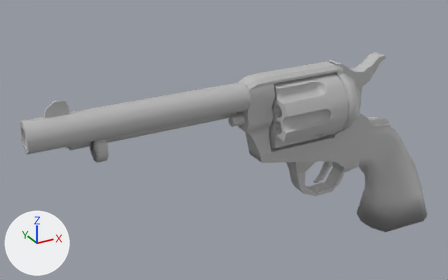
An edit to the FBX model Assets/Models/Objects/Revolver.fbx, drawn before and after from the same camera.
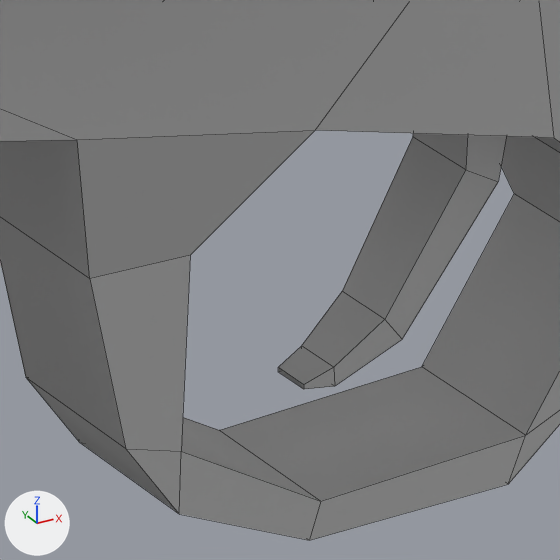
Old and new are each drawn whole from a camera (50 mm lens) standing at (-0.291, -0.448, 0.263) and looking at (-0.029, 0.028, 0.025) and again close up on the part from 65% to 75% of the width and 54% to 71% of the height. The axes (+X, +Y, +Z) are drawn at lower left. The lights are the same throughout. The close-ups show mesh edges as thin lines. Where no turn or scale is listed for an object, it has been applied to the vertices.

Script lines for the objects in view, before the commit:
```python
me_mesh = bpy.data.meshes.new('Mesh')
me_mesh.from_pydata(...)  # 570 vertices, 570 faces; spans x -0.216..0.216, y -0.031..0.031, z -0.101..0.101
me_mesh.materials.append(mat_lambert2)  # grey #bcbcbc
# before: 324 (0.063, 0.002, -0.031), 325 (0.062, 0.002, -0.029) at pixel (301, 345), 326 (0.06, 0.002, -0.03) at pixel (278, 372), 327 (0.06, 0.002, -0.03) at pixel (278, 367), 330 (0.079, 0.004, -0.005)
# before: 331 (0.074, 0.004, -0.003), 333 (0.074, 0.004, -0.012) at pixel (412, 136), 335 (0.069, 0.003, -0.027), 337 (0.067, 0.003, -0.025) at pixel (342, 291), 339 (0.078, 0.004, -0.014)
ob_polysurface17 = bpy.data.objects.new('polySurface17', me_mesh)
ob_polysurface17.location = (0.0, 0.0, 0.0)
```
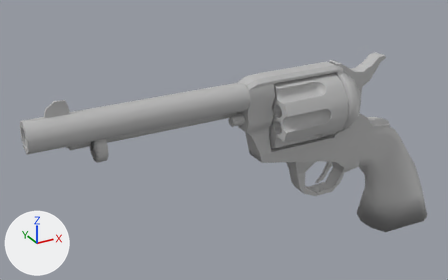
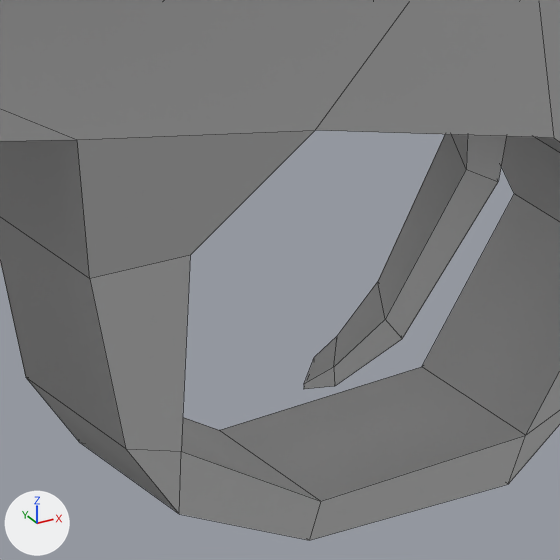
Commit message: a breakthrough in revolver technology????

What changed in the scene script:
```text
Change me_mesh:
    where me_mesh.from_pydata(...)  # 570 vertices, 570 faces; spans x -0.216..0.216, y -0.031..0.031, z -0.101..0.101
    used by ob_polysurface17; location = (0.0, 0.0, 0.0)
    verts and faces of me_mesh; kept vertices keep their numbers, new ones are numbered from 570
    me_mesh part 1
    add for i in [*range(324, 328), 330, 331, 333, 335, 337, 339]: verts[i] += (0.004, 0.0, 0.0)
```

Where the change shows, as pixel boxes (x1, y1, x2, y2) in the close-ups (560 x 560 px; the box of a moved part takes in the faces that stretch with it):
part 1 of me_mesh, moved or reshaped
    before: (278, 133, 467, 389)
    after: (304, 134, 468, 384)
